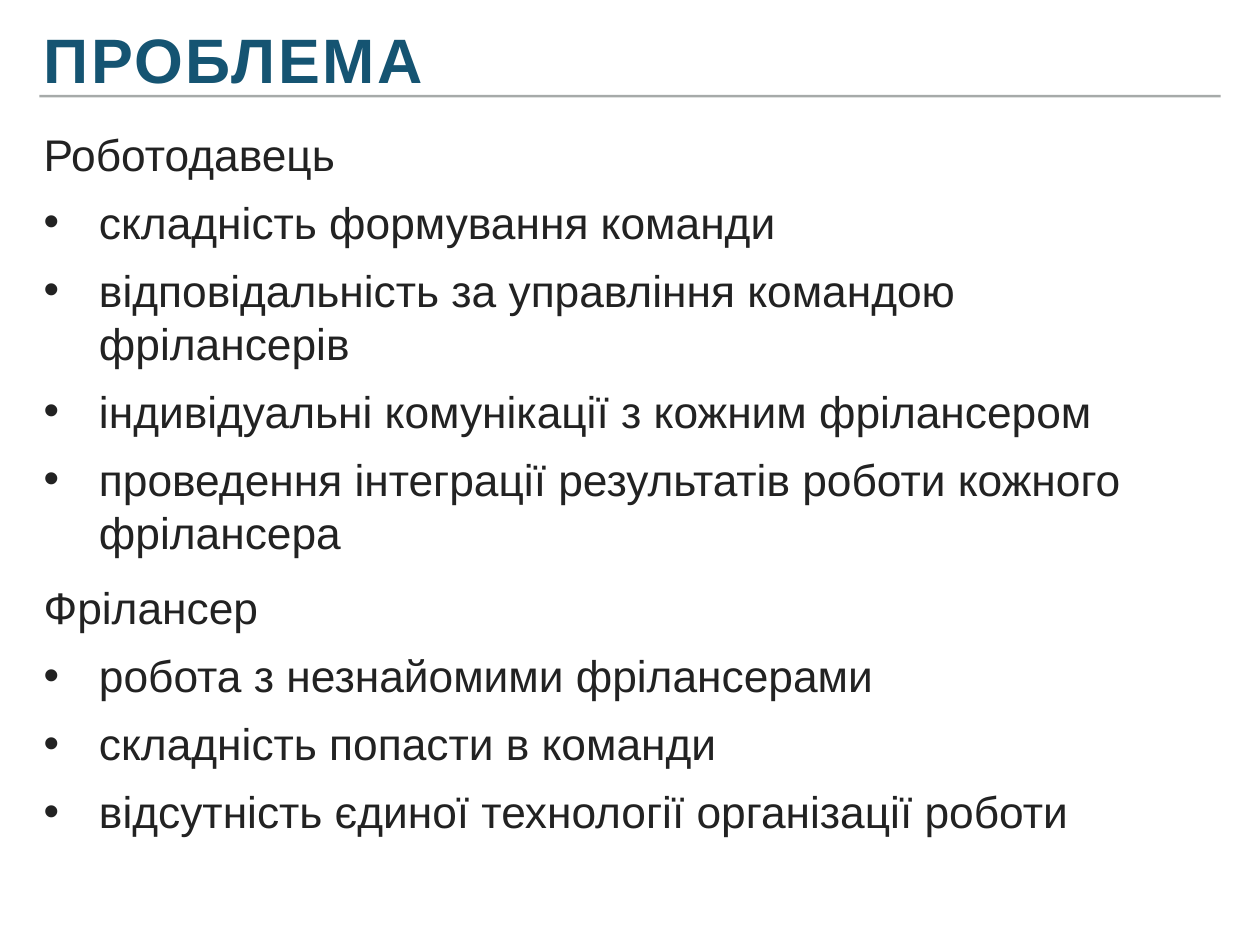
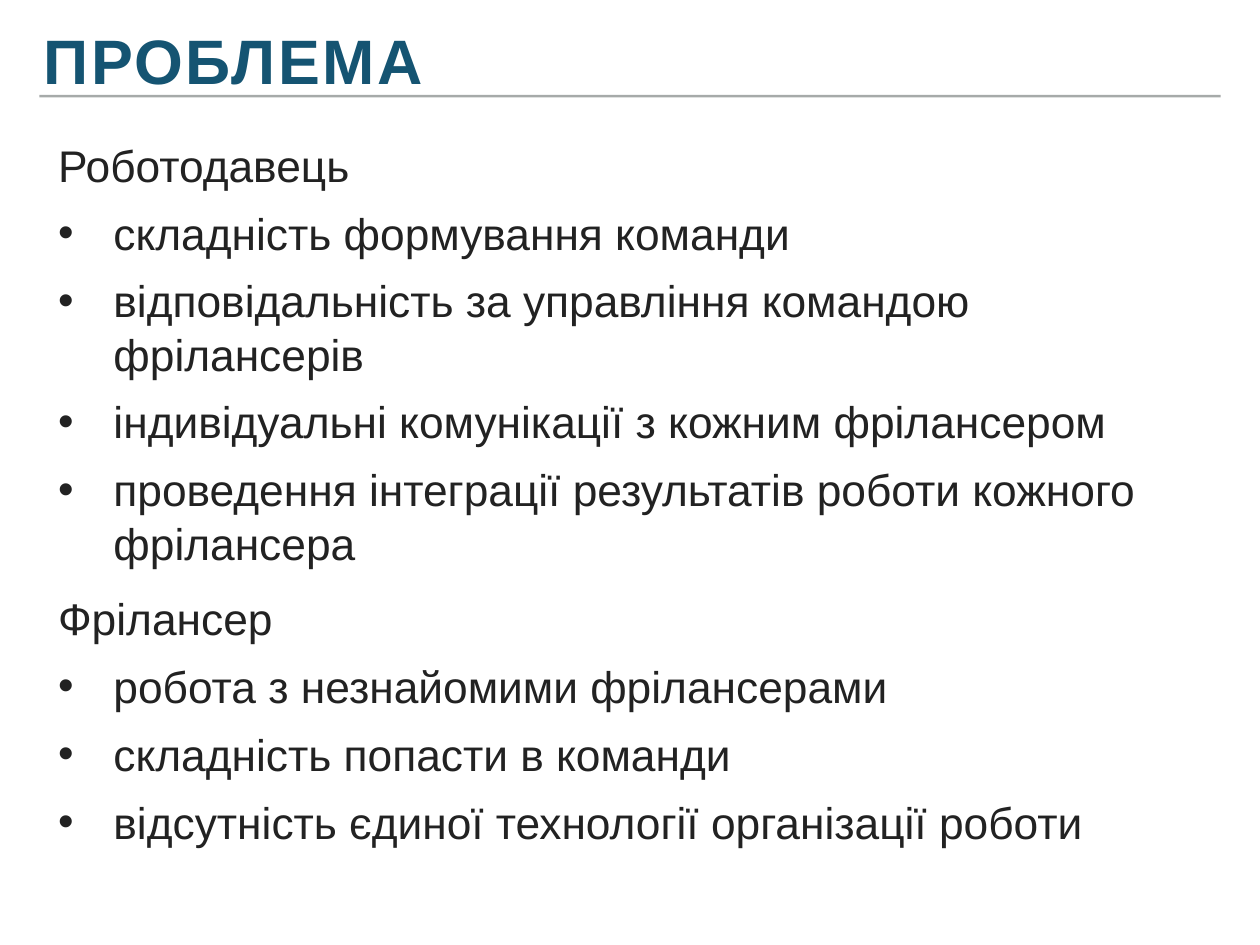
Before and after one commit to Frozen-Team/summercamp, a slide deck: slide 3 of presentation/Presentation_edited.pptx. Drawn at 1260x945 pixels with LibreOffice and Linux fonts; fonts in the diff are those of the drawing. Boxes give left, top, right and bottom in pixels: in the first picture for what was removed or moved away, otherwise in the second. Text is boxed around its words. In the diff, an @@ line names an element or a change of style, - is before the commit and + after.

```diff
--- a/presentation/Presentation_edited.pptx
+++ b/presentation/Presentation_edited.pptx
@@ text "Роботодавець": place and size @@
-text "Роботодавець" at bbox=[44, 138, 1120, 836]
+text "Роботодавець" at bbox=[58, 149, 1134, 847]
```
Also in this commit, not shown: 8 other slides changed.
